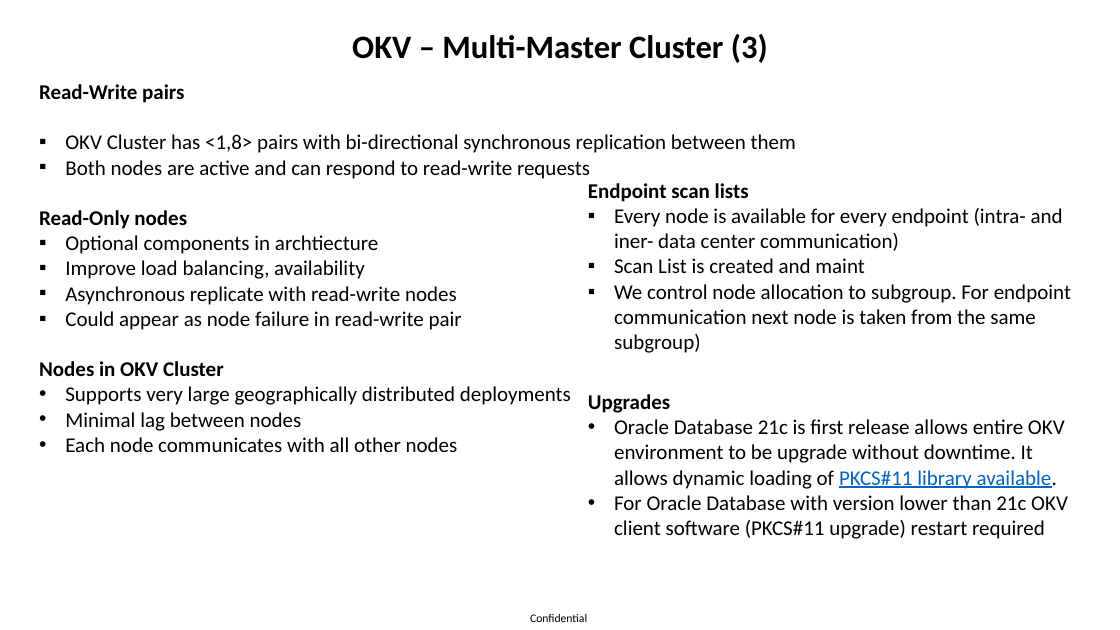
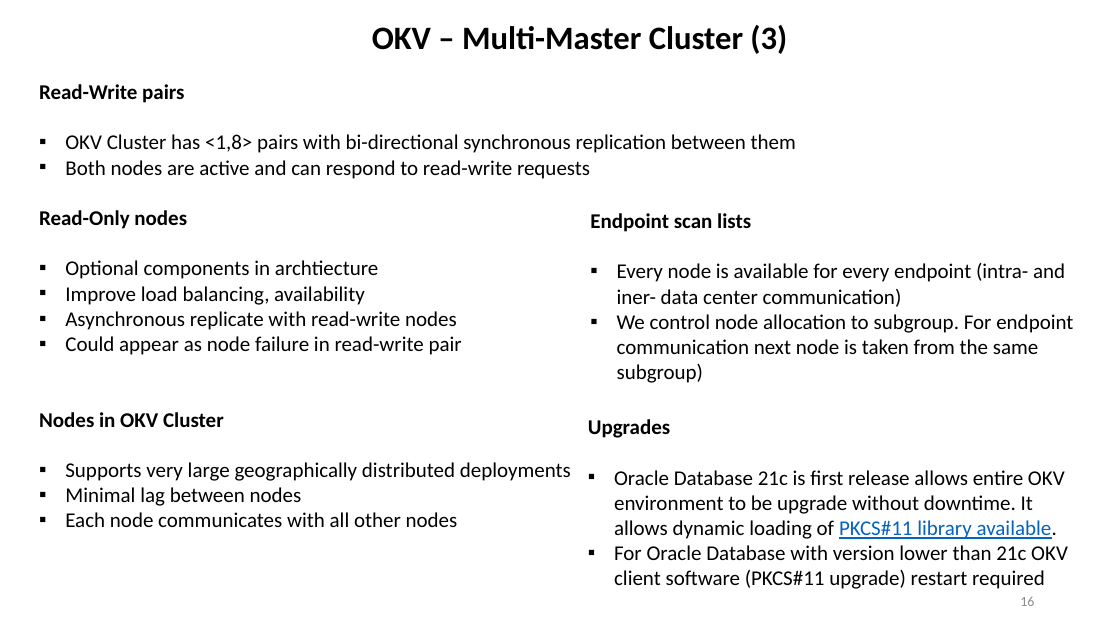
Before and after one commit to zizu1985/DOAG_OKV_EXACC, a slide deck: slide 16 of Oracle_Key_Vault_Overview.pptx. Drawn at 1120x630 pixels with LibreOffice and Linux fonts; fonts in the diff are those of the drawing; background and template pictures are left out. Boxes give left, top, right and bottom in pixels: in the first picture for what was removed or moved away, otherwise in the second. Text is boxed around its words. In the diff, an @@ line names an element or a change of style, - is before the commit and + after.

```diff
--- a/Oracle_Key_Vault_Overview.pptx
+++ b/Oracle_Key_Vault_Overview.pptx
@@ text "OKV – Multi-Master Cluster (3)": place and size @@
-text "OKV – Multi-Master Cluster (3)" at box(352, 34, 768, 63)
+text "OKV – Multi-Master Cluster (3)" at box(372, 25, 787, 54)
@@ text "OKV – Multi-Master Cluster (3)" at box(372, 25, 787, 54): vertical alignment middle to bottom @@
@@ text "Endpoint scan lists": place and size @@
-text "Endpoint scan lists" at box(588, 183, 1071, 353)
+text "Endpoint scan lists" at box(590, 213, 1073, 383)
@@ text at box(614, 258, 864, 273): paragraph removed @@
-▪ Scan List is created and maint
@@ text at box(65, 462, 571, 527): bullet • to ▪ @@
@@ text at box(614, 470, 1068, 589): bullet • to ▪ @@
@@ page number added at box(1020, 597, 1034, 606), 12 pt, text #8C8C8C @@
+16
@@ text removed at box(530, 614, 587, 622) @@
-Confidential
```
Also in this commit, not shown: 11 other slides changed.
